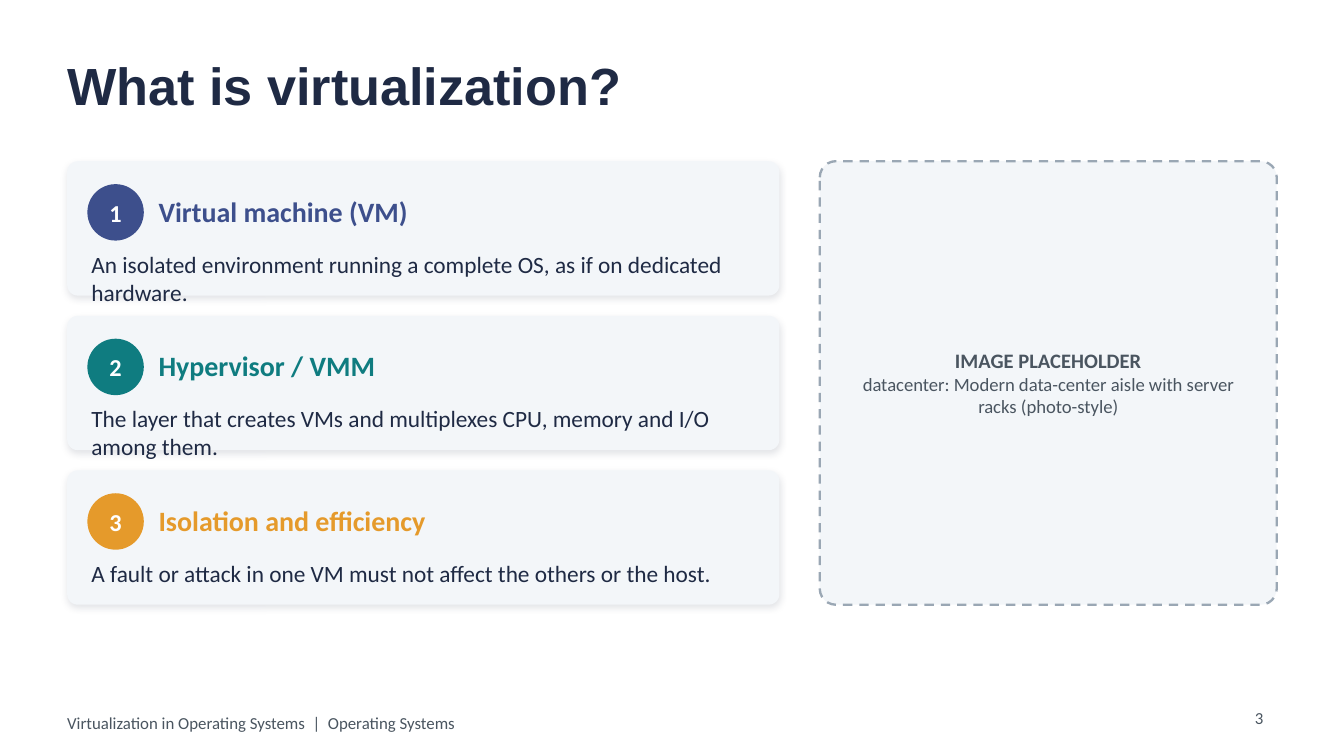
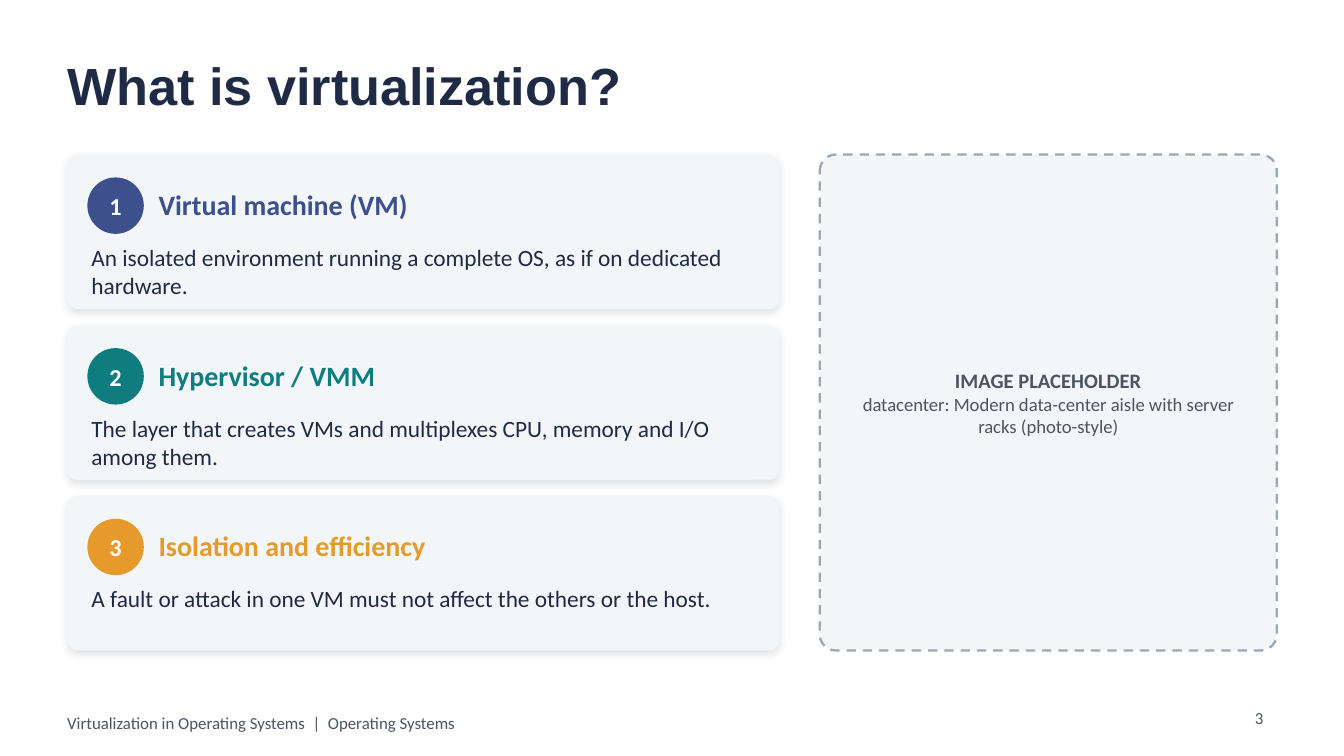
Before and after one commit to aliyassine22/OS-Virtualization, a slide deck: slide 3 of presentation/powerpoint/Virtualization_in_OS.pptx. Drawn at 1344x756 pixels with LibreOffice and Linux fonts; fonts in the diff are those of the drawing. Boxes give left, top, right and bottom in pixels: in the first picture for what was removed or moved away, otherwise in the second. Text is boxed around its words. In the diff, an @@ line names an element or a change of style, - is before the commit and + after.

```diff
--- a/presentation/powerpoint/Virtualization_in_OS.pptx
+++ b/presentation/powerpoint/Virtualization_in_OS.pptx
@@ rounded rectangle: place and size @@
-rounded rectangle at <box>67,161,780,296</box>
+rounded rectangle at <box>67,155,780,309</box>
@@ 2 texts, 1 ellipse: place and size @@
-2 texts, 1 ellipse at <box>87,184,407,241</box>
+2 texts, 1 ellipse at <box>87,177,407,234</box>
@@ rounded rectangle: place and size @@
-rounded rectangle at <box>820,161,1277,605</box>
+rounded rectangle at <box>820,155,1277,650</box>
@@ text "IMAGE PLACEHOLDER": place and size @@
-text "IMAGE PLACEHOLDER" at <box>863,354,1234,416</box>
+text "IMAGE PLACEHOLDER" at <box>863,374,1234,436</box>
@@ text "An isolated environment running a ..." rewrapped from <box>91,256,721,277</box> to <box>91,249,721,294</box> @@
@@ rounded rectangle: place and size @@
-rounded rectangle at <box>67,316,780,450</box>
+rounded rectangle at <box>67,325,780,480</box>
@@ 2 texts, 1 ellipse: place and size @@
-2 texts, 1 ellipse at <box>87,339,375,395</box>
+2 texts, 1 ellipse at <box>87,348,375,405</box>
@@ text "The layer that creates VMs ...": place and size @@
-text "The layer that creates VMs ..." at <box>91,410,709,459</box>
+text "The layer that creates VMs ..." at <box>91,420,709,469</box>
@@ proportions changed in 4 elements at <box>67,155,780,309</box>, <box>67,325,780,480</box>, <box>820,155,1277,650</box>, <box>67,496,780,650</box> @@
@@ rounded rectangle: place and size @@
-rounded rectangle at <box>67,470,780,605</box>
+rounded rectangle at <box>67,496,780,650</box>
@@ 2 texts, 1 ellipse: place and size @@
-2 texts, 1 ellipse at <box>87,493,425,550</box>
+2 texts, 1 ellipse at <box>87,519,425,575</box>
@@ text "A fault or attack in ...": place and size @@
-text "A fault or attack in ..." at <box>91,565,710,582</box>
+text "A fault or attack in ..." at <box>91,590,710,607</box>
```
Also in this commit, not shown: 13 other slides changed, 2 slides added, 16 other files.
